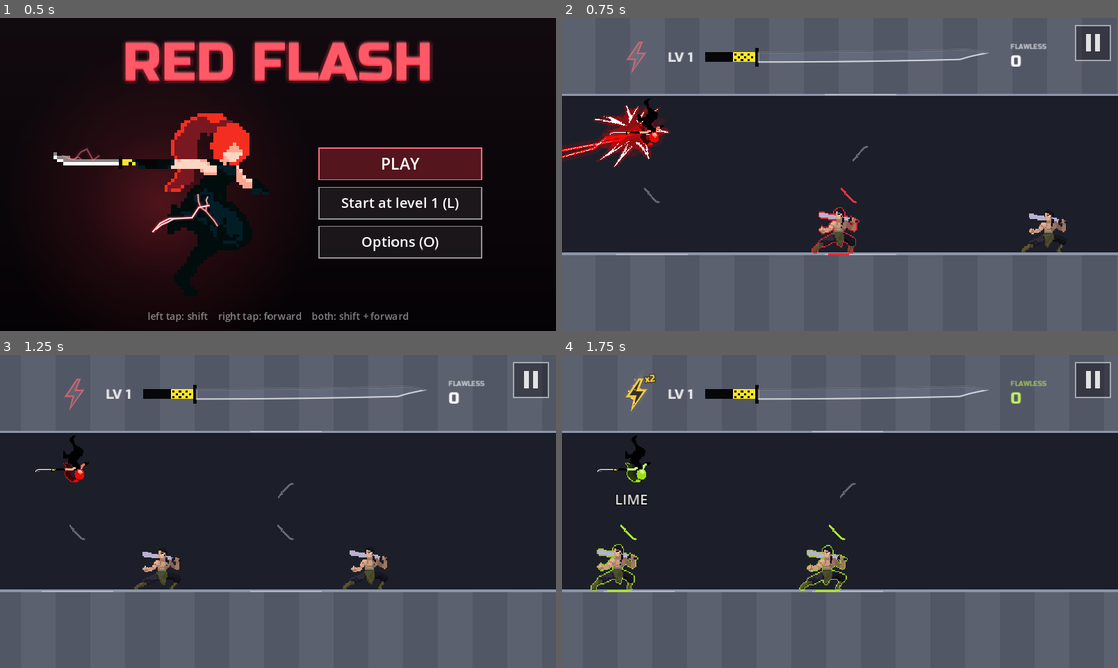
Above: before the commit, frames 1-4 (two rows, left to right).
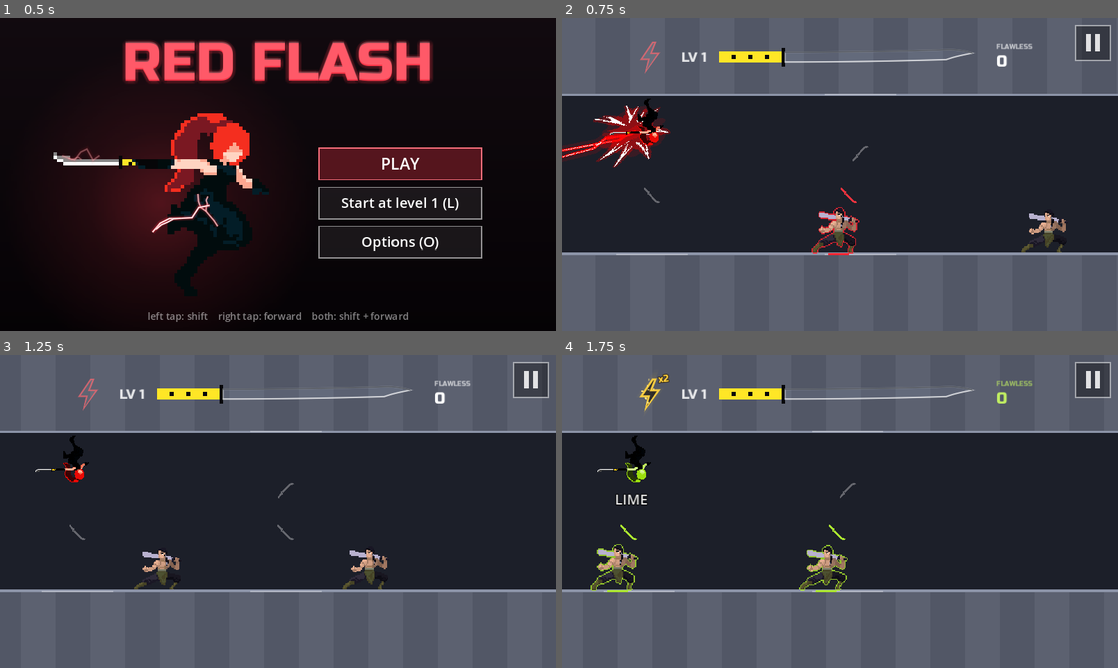
Above: after the commit, the same moments.

Repository: fredsbreads/game-off
Game: Godot game, scene res://scenes/main.tscn
Two runs of this game, one before a commit and one after it. Both use one fixed random seed, a clock stepped at 60 frames per second and the inputs below. Sound files missing from this copy of the repository are replaced by a short silence.
Inputs (mouse positions are in pixels of both pictures, inside the frame that each line leads up to):
- Up to frame 1 (0.5 s): no input
- Up to frame 2 (0.75 s): tap Enter at 0.5 s; move the mouse to (962, 158) at 0.52 s; hold Right from 0.53 s (still down); hold J (tp_vertical) from 0.53 s (still down); click (962, 158) at 0.67 s
- Up to frame 3 (1.25 s): keep holding Right; keep holding J (tp_vertical); tap Space at 0.77 s
- Up to frame 4 (1.75 s): move the mouse to (728, 527) at 1.27 s; release Right at 1.28 s; release J (tp_vertical) at 1.28 s; hold Down from 1.28 s (still down); tap C at 1.35 s; tap Space at 1.52 s

Frame 1 is identical in both runs. In frame 2, 1.0% of the frame differs, in the area x 11-88%, y 7-18%; in frame 3, 1.0%; in frame 4, 1.2%, in the area x 11-88%, y 6-19%.

Commit message:
Katana: her hilt (all-yellow grip, three black squares), 3:1 blade to grip; juice: gain shine, edge sparks, near-full shimmer, level-up flash/swell/sparks/gold level

Diff:
--- a/scripts/top_bar.gd
+++ b/scripts/top_bar.gd
@@ -16,7 +16,7 @@
 const FONT := preload("res://assets/fonts/RussoOne-Regular.ttf")
 
 # The blade.
-const BLADE := Vector2(420, 18)
+const BLADE := Vector2(345, 18)
 const TIP := 46.0            # pixels at the end that taper to the point
 const SORI := 6.0            # the blade's upward curve, pixels at the tip
 const STEEL := Color(0.92, 0.94, 1.0, 0.95)       # counted
@@ -31,14 +31,25 @@
 const RESULT_ACT := 0.35
 const RESULT_HOLD := 0.2
 
-# The hilt, left of the blade: her own katana's (see her sprites): a thin
-# black guard, a yellow band with black squares, then the black grip.
-const TSUBA := Vector2(6, 34)
-const TSUKA := 92.0
-const YELLOW_PART := 0.45     # of the grip, from the guard
+# The hilt, left of the blade, as on her own katana (her sprites): a black
+# guard, then the grip, all yellow, with three black squares evenly spaced
+# along its middle. About a third of the blade's length, like hers.
+const TSUBA := Vector2(7, 34)
+const TSUKA := 115.0
 const HILT_YELLOW := Color(1.0, 0.9, 0.15)
 const HILT_BLACK := Color(0.03, 0.03, 0.04)
-const CHECK := 4.0            # the black squares' size (pixels)
+const HILT_SQUARES := 3
+const SQUARE := 8.0           # the black squares' size (pixels)
+
+# Juice: a shine sweeping the blade when a chain is added; sparks off the
+# fill's leading edge while it grows; a shimmer in her colour once it's
+# nearly full (NEAR_FULL); and a level-up: the katana flashes white and
+# swells, sparks burst off the blade, the level pops in gold, then the blade
+# drains back to the new level's start.
+const GLEAM_TIME := 0.35
+const NEAR_FULL := 0.8
+const LEVEL_UP_TIME := 1.0
+const LEVEL_UP_FLASH := 0.45   # seconds the whole blade stays lit before draining
 
 # The power-up bolt, left of the level.
 const BOLT_SIZE := Vector2(36, 54)
@@ -65,6 +76,12 @@
 var _pulse_tween: Tween
 var _result := {}
 var _result_t := 0.0
+var _gleam := -1.0          # 0..1 while the shine sweeps the blade
+var _shown_level := -1
+var _latest_level := 1      # the real level (shown once a chain's result is done)
+var _level_up := -1.0       # seconds into the level-up (-1 = none)
+var _bits: Array = []       # [pos, vel, life, max_life, colour]: sparks off the blade
+var _edge_timer := 0.0
 
 var _charge := 0.0
 var _charged := false
@@ -98,9 +115,28 @@
 		return
 	if not _result.is_empty():
 		_result_t += delta
+		if _result_t < RESULT_ACT and _result["grade"] != "DROPPED":
+			_edge_timer -= delta
+			if _edge_timer <= 0.0:
+				_edge_timer = 0.025
+				_edge_sparks()
 		if _result_t >= RESULT_ACT + RESULT_HOLD:
 			_result = {}
 			pulse()
+			_show_level(_latest_level)   # (at once: no frame of the old level over the new bar)
+	if _gleam >= 0.0:
+		_gleam += delta / GLEAM_TIME
+		if _gleam > 1.0:
+			_gleam = -1.0
+	if _level_up >= 0.0:
+		_level_up += delta
+		if _level_up > LEVEL_UP_TIME:
+			_level_up = -1.0
+	for b in _bits:
+		b[0] += b[1] * delta
+		b[1].y += 260.0 * delta   # they fall
+		b[2] -= delta
+	_bits = _bits.filter(func(b: Array) -> bool: return b[2] > 0.0)
 	_pop = maxf(_pop - delta / POP_TIME, 0.0)
 	_charge_pop = maxf(_charge_pop - delta / 0.2, 0.0)
 	_boost_ring = maxf(_boost_ring - delta / 0.45, 0.0)
@@ -122,7 +158,15 @@
 	_bar = bar
 	_size = maxf(bar_size, 0.001)
 	_pending = pending
-	level = _result["level"] if not _result.is_empty() else lv
+	_latest_level = lv
+	_show_level(_result["level"] if not _result.is_empty() else lv)
+
+
+func _show_level(lv: int) -> void:
+	level = lv
+	if _shown_level >= 0 and level > _shown_level:
+		_start_level_up()
+	_shown_level = level
 
 
 func set_charge(value: int, full: int, charged: bool, boosted := false) -> void:
@@ -160,7 +204,45 @@
 	_pulse = 1.0
 	_pulse_tween = create_tween()
 	_pulse_tween.tween_property(self, "_pulse", 0.0, 0.35)
-
+	_gleam = 0.0
+
+
+func _start_level_up() -> void:
+	_level_up = 0.0
+	for i in 40:   # sparks bursting off the whole blade
+		var x := _rng.randf_range(0.0, BLADE.x)
+		var up := _rng.randf() < 0.5
+		var p := Vector2(x, _top(x) if up else _bottom(x))
+		var v := Vector2(_rng.randf_range(-60.0, 60.0), _rng.randf_range(-220.0, -90.0) if up else _rng.randf_range(20.0, 120.0))
+		var life := _rng.randf_range(0.4, 0.8)
+		_bits.append([p, v, life, life, Color(1, 0.95, 0.7) if i % 3 == 0 else Color.WHITE])
+
+
+## Sparks off the leading edge of the fill while a chain's kills count.
+func _edge_sparks() -> void:
+	var x := _growing_edge()
+	if x < 0.0:
+		return
+	for i in 2:
+		var p := Vector2(x, _rng.randf_range(_top(x), _bottom(x)))
+		var v := Vector2(_rng.randf_range(20.0, 90.0), _rng.randf_range(-120.0, -30.0))
+		var life := _rng.randf_range(0.25, 0.45)
+		_bits.append([p, v, life, life, BONUS if _result["grade"] == "PERFECT" else Color.WHITE])
+
+
+## Where the fill's growing edge is right now (pixels along the blade), or -1.
+func _growing_edge() -> float:
+	if _result.is_empty():
+		return -1.0
+	var w := BLADE.x
+	var px := w / float(_result["size"])
+	var base := minf(float(_result["base"]) * px, w)
+	var kills := minf(float(_result["kills"]) * px, w - base)
+	var gain := minf(float(_result["gain"]) * px, w - base)
+	var p := ease(clampf(_result_t / RESULT_ACT, 0.0, 1.0), 0.4)
+	if _result["grade"] == "PERFECT":
+		return base + kills + maxf(gain - kills, 0.0) * p
+	return base + kills * p
 
 # --- the blade ---------------------------------------------------------------
 
@@ -210,11 +292,29 @@
 		_draw_result()
 	else:
 		var filled := w * clampf(_bar / _size, 0.0, 1.0)
+		if _level_up >= 0.0:
+			# Levelled up: the whole blade lit, then draining back to the new level's start.
+			var k := clampf((_level_up - LEVEL_UP_FLASH) / (LEVEL_UP_TIME - LEVEL_UP_FLASH), 0.0, 1.0)
+			filled = lerpf(w, filled, ease(k, 0.5))
 		var pending := minf(w * _pending / _size, w - filled)
 		if pending > 0.0:
 			_fill(filled, filled + pending, PENDING)
 		if filled > 0.0:
 			_fill(0.0, filled, STEEL)
+			if _level_up < 0.0 and filled / w >= NEAR_FULL:
+				# Nearly there: a shimmer in her colour runs along the steel.
+				var col := Palette.tint(CHARGE_COLOR)
+				var beat := 0.5 + 0.5 * sin(Time.get_ticks_msec() * 0.008)
+				_fill(0.0, filled, Color(col, 0.18 + 0.17 * beat))
+				var g := fmod(Time.get_ticks_msec() * 0.0009, 1.0) * (filled + 60.0) - 30.0
+				_fill(g - 18.0, g + 18.0, Color(1, 1, 1, 0.45))
+		if _gleam >= 0.0 and filled > 0.0:
+			# A shine sweeping out along what's filled.
+			var gx := lerpf(-20.0, filled + 20.0, ease(_gleam, 0.6))
+			_fill(maxf(gx - 22.0, 0.0), minf(gx + 22.0, filled), Color(1, 1, 1, 0.7 * (1.0 - _gleam * 0.5)))
+		if _level_up >= 0.0 and _level_up < LEVEL_UP_FLASH + 0.15:
+			var flash := 1.0 - clampf(_level_up / (LEVEL_UP_FLASH + 0.15), 0.0, 1.0)
+			_fill(0.0, w, Color(1, 1, 1, 0.85 * flash))
 	# The edge (bottom) catches the light; the back stays dark; the outline flares on a pulse.
 	var edge := PackedVector2Array()
 	var back := PackedVector2Array()
@@ -224,6 +324,9 @@
 		back.append(Vector2(x, _top(x)))
 	var outline := _slice(0.0, w)
 	outline.append(outline[0])
+	if _level_up >= 0.0:
+		var glow := 1.0 - clampf(_level_up / LEVEL_UP_TIME, 0.0, 1.0)
+		draw_polyline(outline, Color(Palette.tint(CHARGE_COLOR), 0.5 * glow), 10.0 * glow + 2.0, true)
 	if _pulse > 0.0:
 		draw_polyline(outline, Color(1, 1, 1, 0.35 * _pulse), 6.0 * _pulse + 2.0, true)
 	draw_polyline(outline, Color(1, 1, 1, 0.4 + 0.6 * _pulse), 1.5, true)
@@ -266,21 +369,14 @@
 func _draw_hilt() -> void:
 	var mid := BLADE.y / 2.0
 	var tsuba := Rect2(-TSUBA.x, mid - TSUBA.y / 2.0, TSUBA.x, TSUBA.y)
-	var h := BLADE.y
+	var h := BLADE.y + 2.0
 	var grip := Rect2(tsuba.position.x - TSUKA, mid - h / 2.0, TSUKA, h)
-	draw_rect(grip, HILT_BLACK)
-	# The yellow band by the guard, with black squares in a checker.
-	var yellow := Rect2(grip.end.x - TSUKA * YELLOW_PART, grip.position.y, TSUKA * YELLOW_PART, h)
-	draw_rect(yellow, HILT_YELLOW)
-	var row := 0
-	var y := yellow.position.y + 2.0
-	while y + CHECK <= yellow.end.y - 1.0:
-		var x := yellow.position.x + 3.0 + (CHECK * 1.5 if row % 2 == 1 else 0.0)
-		while x + CHECK <= yellow.end.x - 2.0:
-			draw_rect(Rect2(x, y, CHECK, CHECK), HILT_BLACK)
-			x += CHECK * 3.0
-		y += CHECK + 1.5
-		row += 1
+	draw_rect(grip, HILT_YELLOW)
+	# Three black squares, evenly spaced along the middle of the grip.
+	var gap := (TSUKA - HILT_SQUARES * SQUARE) / float(HILT_SQUARES + 1)
+	for i in HILT_SQUARES:
+		var x := grip.position.x + gap * (i + 1) + SQUARE * i
+		draw_rect(Rect2(x, mid - SQUARE / 2.0, SQUARE, SQUARE), HILT_BLACK)
 	draw_rect(tsuba, HILT_BLACK)
 
 
@@ -479,9 +575,23 @@
 
 func _draw() -> void:
 	_draw_bolt()
+	# A level-up swells the level and the whole katana for a moment.
+	var swell := 0.0
+	if _level_up >= 0.0:
+		swell = sin(clampf(_level_up / 0.35, 0.0, 1.0) * PI)
 	var lv := _level_text()
 	var lv_w := FONT.get_string_size(lv, HORIZONTAL_ALIGNMENT_LEFT, -1, LEVEL_SIZE).x
-	draw_string(FONT, Vector2(_hilt_left() - GAP_LEVEL - lv_w, BLADE.y / 2.0 + LEVEL_SIZE * 0.36), lv, HORIZONTAL_ALIGNMENT_LEFT, -1, LEVEL_SIZE, Color(1, 1, 1, 0.85))
+	var lv_at := Vector2(_hilt_left() - GAP_LEVEL - lv_w / 2.0, BLADE.y / 2.0)
+	draw_set_transform(lv_at, 0.0, Vector2.ONE * (1.0 + 0.45 * swell))
+	var lv_col := Color(1, 1, 1, 0.85).lerp(STREAK_GOLD, clampf(1.0 - _level_up / LEVEL_UP_TIME, 0.0, 1.0) if _level_up >= 0.0 else 0.0)
+	draw_string(FONT, Vector2(-lv_w / 2.0, LEVEL_SIZE * 0.36), lv, HORIZONTAL_ALIGNMENT_LEFT, -1, LEVEL_SIZE, lv_col)
+	var c := Vector2((_hilt_left() + BLADE.x) / 2.0, BLADE.y / 2.0)
+	var sc := 1.0 + 0.08 * swell
+	draw_set_transform(c * (1.0 - sc), 0.0, Vector2.ONE * sc)
 	_draw_hilt()
 	_draw_blade()
+	draw_set_transform(Vector2.ZERO)
+	for b in _bits:
+		var a: float = b[2] / b[3]
+		draw_rect(Rect2(b[0] - Vector2(1.5, 1.5), Vector2(3, 3)), Color(b[4], a))
 	_draw_streak()
